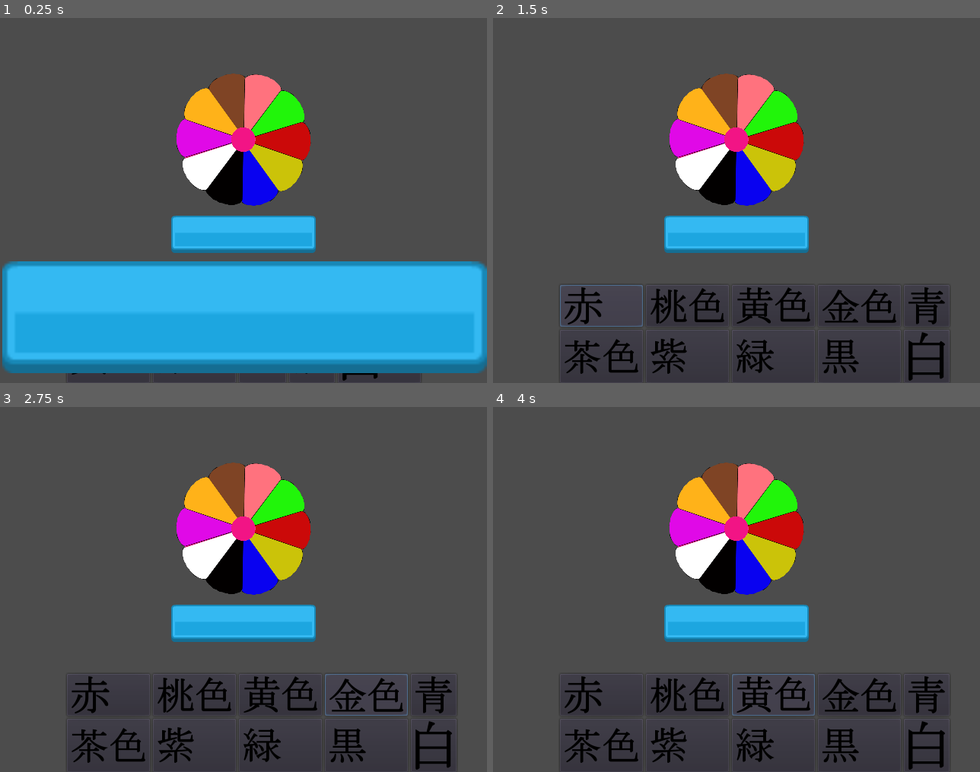
Above: before the commit, frames 1-4 (two rows, left to right).
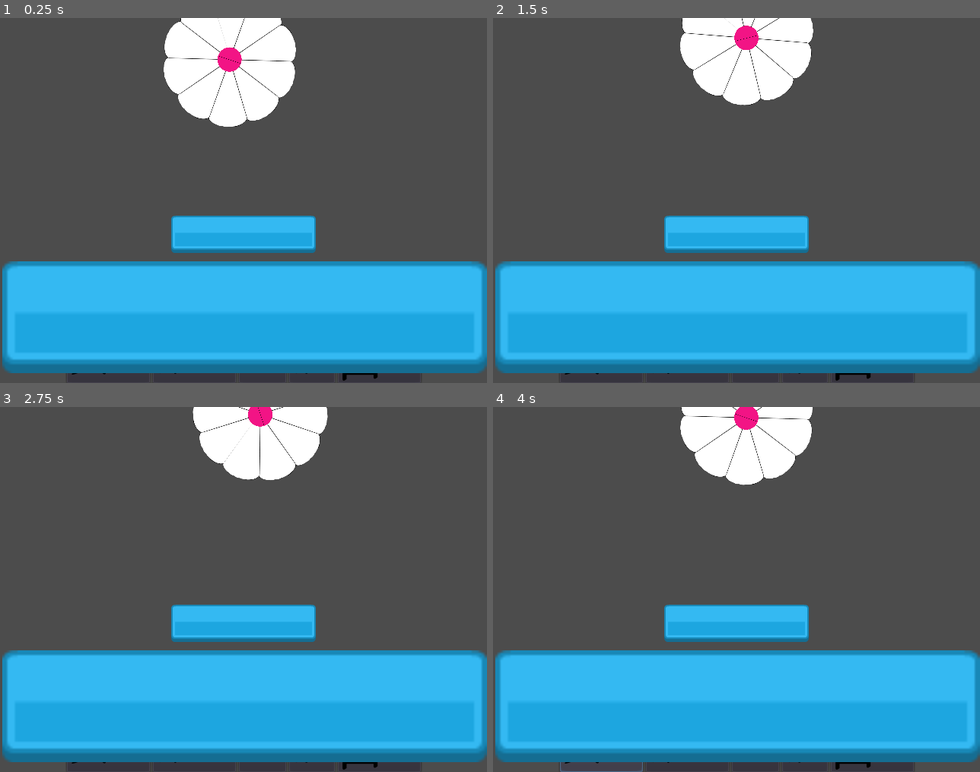
Above: after the commit, the same moments.

Repository: josprachi/Kanji-Colors
Game: Godot game, scene res://Scenes/GameScene.tscn
Two runs of this game, one before a commit and one after it. Both use one fixed random seed, a clock stepped at 60 frames per second and the inputs below.
Inputs (mouse positions are in pixels of both pictures, inside the frame that each line leads up to; where the layout moved, square brackets give the same spot in the first picture):
- Up to frame 1 (0.25 s): no input
- Up to frame 2 (1.5 s): click (736, 233) at 0.5 s; click (755, 306) [600, 306] at 1.25 s
- Up to frame 3 (2.75 s): click (107, 695) [365, 695] at 2 s
- Up to frame 4 (4 s): click (687, 695) at 2.75 s; click (600, 746) [775, 695] at 3.5 s

The runs differ from the first frame. In frame 1, 12% of the frame differs, in the area x 33-64%, y 0-52%; in frame 2, 43%, in the area x 0-100%, y 0-100%; in frame 3, 42%; in frame 4, 42%.

Commit message:
connected petals to flower

Diff:
--- a/Scenes/GameScene.tscn
+++ b/Scenes/GameScene.tscn
@@ -1,92 +1,144 @@
 [gd_scene load_steps=5 format=2]
 
 [ext_resource path="res://Assets/Art/Colors/circle.png" type="Texture" id=1]
-[ext_resource path="res://Scripts/SpinWheel.gd" type="Script" id=2]
 [ext_resource path="res://Scenes/Menu.tscn" type="PackedScene" id=3]
-[ext_resource path="res://Scenes/WheelPatel.tscn" type="PackedScene" id=6]
+[ext_resource path="res://Scenes/Patel.tscn" type="PackedScene" id=5]
+
+[sub_resource type="CircleShape2D" id=1]
 
 [node name="GameScene" type="Node2D"]
 
-[node name="SpinWheel" type="Node2D" parent="."]
+[node name="WheelBkg" type="RigidBody2D" parent="."]
+gravity_scale = 0.0
+angular_velocity = 100.0
+
+[node name="CollisionShape2D" type="CollisionShape2D" parent="WheelBkg"]
 position = Vector2( 320, 160 )
-script = ExtResource( 2 )
+scale = Vector2( 8, 8 )
+shape = SubResource( 1 )
 
-[node name="WheelSprite" type="Sprite" parent="SpinWheel"]
+[node name="WheelSprite" type="Sprite" parent="WheelBkg"]
+position = Vector2( 320, 160 )
 scale = Vector2( 0.5, 0.5 )
 texture = ExtResource( 1 )
 
-[node name="PetalBkg" parent="SpinWheel" instance=ExtResource( 6 )]
-modulate = Color( 0.501961, 0.270588, 0.14902, 1 )
-position = Vector2( 0, 0 )
+[node name="Petal" parent="WheelBkg" instance=ExtResource( 5 )]
+position = Vector2( 320, 160 )
 scale = Vector2( 0.25, 0.25 )
 
-[node name="PetalBkg6" parent="SpinWheel" instance=ExtResource( 6 )]
-modulate = Color( 0.0392157, 0.0117647, 0.945098, 1 )
-position = Vector2( 0, 0 )
+[node name="PinJoint2D" type="PinJoint2D" parent="WheelBkg"]
+position = Vector2( 320, 160 )
+node_a = NodePath("..")
+node_b = NodePath("../Petal")
+
+[node name="Petal2" parent="WheelBkg" instance=ExtResource( 5 )]
+position = Vector2( 320, 160 )
+rotation = 0.628319
+scale = Vector2( 0.25, 0.25 )
+
+[node name="PinJoint2D2" type="PinJoint2D" parent="WheelBkg"]
+position = Vector2( 320, 160 )
+node_a = NodePath("..")
+node_b = NodePath("../Petal2")
+
+[node name="Petal3" parent="WheelBkg" instance=ExtResource( 5 )]
+position = Vector2( 320, 160 )
+rotation = 1.25664
+scale = Vector2( 0.25, 0.25 )
+
+[node name="PinJoint2D3" type="PinJoint2D" parent="WheelBkg"]
+position = Vector2( 320, 160 )
+node_a = NodePath("..")
+node_b = NodePath("../Petal3")
+
+[node name="Petal4" parent="WheelBkg" instance=ExtResource( 5 )]
+position = Vector2( 320, 160 )
+rotation = 1.88496
+scale = Vector2( 0.25, 0.25 )
+
+[node name="PinJoint2D4" type="PinJoint2D" parent="WheelBkg"]
+position = Vector2( 320, 160 )
+node_a = NodePath("..")
+node_b = NodePath("../Petal4")
+
+[node name="Petal5" parent="WheelBkg" instance=ExtResource( 5 )]
+position = Vector2( 320, 160 )
+rotation = 2.51327
+scale = Vector2( 0.25, 0.25 )
+
+[node name="PinJoint2D5" type="PinJoint2D" parent="WheelBkg"]
+position = Vector2( 320, 160 )
+node_a = NodePath("..")
+node_b = NodePath("../Petal5")
+
+[node name="Petal6" parent="WheelBkg" instance=ExtResource( 5 )]
+position = Vector2( 320, 160 )
 rotation = -3.14159
 scale = Vector2( 0.25, 0.25 )
 
-[node name="PetalBkg7" parent="SpinWheel" instance=ExtResource( 6 )]
-modulate = Color( 0.0117647, 0, 0, 1 )
-position = Vector2( 0, 0 )
+[node name="PinJoint2D6" type="PinJoint2D" parent="WheelBkg"]
+position = Vector2( 320, 160 )
+node_a = NodePath("..")
+node_b = NodePath("../Petal6")
+
+[node name="Petal7" parent="WheelBkg" instance=ExtResource( 5 )]
+position = Vector2( 320, 160 )
 rotation = -2.51327
 scale = Vector2( 0.25, 0.25 )
 
-[node name="PetalBkg8" parent="SpinWheel" instance=ExtResource( 6 )]
-position = Vector2( 0, 2 )
+[node name="PinJoint2D7" type="PinJoint2D" parent="WheelBkg"]
+position = Vector2( 320, 160 )
+node_a = NodePath("..")
+node_b = NodePath("../Petal7")
+
+[node name="Petal8" parent="WheelBkg" instance=ExtResource( 5 )]
+position = Vector2( 320, 160 )
 rotation = -1.88496
 scale = Vector2( 0.25, 0.25 )
 
-[node name="PetalBkg9" parent="SpinWheel" instance=ExtResource( 6 )]
-modulate = Color( 0.882353, 0.0392157, 0.909804, 1 )
-position = Vector2( 0, 0 )
+[node name="PinJoint2D8" type="PinJoint2D" parent="WheelBkg"]
+position = Vector2( 320, 160 )
+node_a = NodePath("..")
+node_b = NodePath("../Petal8")
+
+[node name="Petal9" parent="WheelBkg" instance=ExtResource( 5 )]
+position = Vector2( 320, 160 )
 rotation = -1.25664
 scale = Vector2( 0.25, 0.25 )
 
-[node name="PetalBkg10" parent="SpinWheel" instance=ExtResource( 6 )]
-modulate = Color( 1, 0.701961, 0.101961, 1 )
-position = Vector2( 0, 0 )
+[node name="PinJoint2D9" type="PinJoint2D" parent="WheelBkg"]
+position = Vector2( 320, 160 )
+node_a = NodePath("..")
+node_b = NodePath("../Petal9")
+
+[node name="Petal10" parent="WheelBkg" instance=ExtResource( 5 )]
+position = Vector2( 320, 160 )
 rotation = -0.628319
 scale = Vector2( 0.25, 0.25 )
 
-[node name="PetalBkg2" parent="SpinWheel" instance=ExtResource( 6 )]
-modulate = Color( 1, 0.45098, 0.498039, 1 )
-position = Vector2( 0, 0 )
-rotation = 0.628319
-scale = Vector2( 0.25, 0.25 )
+[node name="PinJoint2D10" type="PinJoint2D" parent="WheelBkg"]
+position = Vector2( 320, 160 )
+node_a = NodePath("..")
+node_b = NodePath("../Petal10")
 
-[node name="PetalBkg3" parent="SpinWheel" instance=ExtResource( 6 )]
-modulate = Color( 0.133333, 0.964706, 0.0431373, 1 )
-position = Vector2( 0, 0 )
-rotation = 1.25664
-scale = Vector2( 0.25, 0.25 )
-
-[node name="PetalBkg4" parent="SpinWheel" instance=ExtResource( 6 )]
-modulate = Color( 0.8, 0.0392157, 0.0392157, 1 )
-position = Vector2( 0, 0 )
-rotation = 1.88496
-scale = Vector2( 0.25, 0.25 )
-
-[node name="PetalBkg5" parent="SpinWheel" instance=ExtResource( 6 )]
-modulate = Color( 0.8, 0.768627, 0.0392157, 1 )
-position = Vector2( 0, 0 )
-rotation = 2.51327
-scale = Vector2( 0.25, 0.25 )
-
-[node name="WheelCenterSprite" type="Sprite" parent="SpinWheel"]
+[node name="WheelCenterSprite" type="Sprite" parent="WheelBkg"]
+position = Vector2( 320, 160 )
 scale = Vector2( 0.1, 0.1 )
 texture = ExtResource( 1 )
 
-[node name="Tween" type="Tween" parent="SpinWheel"]
+[node name="Tween" type="Tween" parent="WheelBkg"]
 repeat = true
 playback_speed = 16.0
 playback/repeat = true
 playback/speed = 16.0
 
+[node name="TheWheel" type="Node2D" parent="."]
+position = Vector2( 320, 160 )
+
 [node name="Menu" parent="." instance=ExtResource( 3 )]
+script = null
 
 [node name="Timer" type="Timer" parent="."]
 wait_time = 5.0
 autostart = true
-[connection signal="tween_completed" from="SpinWheel/Tween" to="SpinWheel" method="_on_Tween_tween_completed"]
-[connection signal="timeout" from="Timer" to="SpinWheel" method="_on_Timer_timeout"]
+[connection signal="tween_completed" from="WheelBkg/Tween" to="TheWheel" method="_on_Tween_tween_completed"]
--- /dev/null
+++ b/Scenes/Patel.tscn
@@ -0,0 +1,17 @@
+[gd_scene load_steps=3 format=2]
+
+[ext_resource path="res://Assets/Art/wheelPetal.png" type="Texture" id=1]
+
+[sub_resource type="CircleShape2D" id=1]
+radius = 31.2141
+
+[node name="StaticBody2D" type="StaticBody2D"]
+position = Vector2( 340, 392 )
+
+[node name="CollisionShape2D" type="CollisionShape2D" parent="."]
+shape = SubResource( 1 )
+
+[node name="PetalSprite" type="Sprite" parent="CollisionShape2D"]
+position = Vector2( -89.481, -169.234 )
+scale = Vector2( 0.977509, 1 )
+texture = ExtResource( 1 )
--- /dev/null
+++ b/Scenes/SpinWheel.tscn
@@ -0,0 +1,74 @@
+[gd_scene load_steps=4 format=2]
+
+[ext_resource path="res://Scripts/SpinWheel.gd" type="Script" id=1]
+[ext_resource path="res://Assets/Art/Colors/circle.png" type="Texture" id=2]
+[ext_resource path="res://Scenes/WheelPatel.tscn" type="PackedScene" id=3]
+
+[node name="SpinWheel" type="Node2D"]
+visible = false
+position = Vector2( 320, 160 )
+script = ExtResource( 1 )
+
+[node name="WheelSprite" type="Sprite" parent="."]
+scale = Vector2( 0.5, 0.5 )
+texture = ExtResource( 2 )
+
+[node name="PetalBkg" parent="." instance=ExtResource( 3 )]
+modulate = Color( 0.501961, 0.270588, 0.14902, 1 )
+scale = Vector2( 0.25, 0.25 )
+
+[node name="PetalBkg6" parent="." instance=ExtResource( 3 )]
+modulate = Color( 0.0392157, 0.0117647, 0.945098, 1 )
+rotation = -3.14159
+scale = Vector2( 0.25, 0.25 )
+
+[node name="PetalBkg7" parent="." instance=ExtResource( 3 )]
+modulate = Color( 0.0117647, 0, 0, 1 )
+rotation = -2.51327
+scale = Vector2( 0.25, 0.25 )
+
+[node name="PetalBkg8" parent="." instance=ExtResource( 3 )]
+position = Vector2( 0, 2 )
+rotation = -1.88496
+scale = Vector2( 0.25, 0.25 )
+
+[node name="PetalBkg9" parent="." instance=ExtResource( 3 )]
+modulate = Color( 0.882353, 0.0392157, 0.909804, 1 )
+rotation = -1.25664
+scale = Vector2( 0.25, 0.25 )
+
+[node name="PetalBkg10" parent="." instance=ExtResource( 3 )]
+modulate = Color( 1, 0.701961, 0.101961, 1 )
+rotation = -0.628319
+scale = Vector2( 0.25, 0.25 )
+
+[node name="PetalBkg2" parent="." instance=ExtResource( 3 )]
+modulate = Color( 1, 0.45098, 0.498039, 1 )
+rotation = 0.628319
+scale = Vector2( 0.25, 0.25 )
+
+[node name="PetalBkg3" parent="." instance=ExtResource( 3 )]
+modulate = Color( 0.133333, 0.964706, 0.0431373, 1 )
+rotation = 1.25664
+scale = Vector2( 0.25, 0.25 )
+
+[node name="PetalBkg4" parent="." instance=ExtResource( 3 )]
+modulate = Color( 0.8, 0.0392157, 0.0392157, 1 )
+rotation = 1.88496
+scale = Vector2( 0.25, 0.25 )
+
+[node name="PetalBkg5" parent="." instance=ExtResource( 3 )]
+modulate = Color( 0.8, 0.768627, 0.0392157, 1 )
+rotation = 2.51327
+scale = Vector2( 0.25, 0.25 )
+
+[node name="WheelCenterSprite" type="Sprite" parent="."]
+scale = Vector2( 0.1, 0.1 )
+texture = ExtResource( 2 )
+
+[node name="Tween" type="Tween" parent="."]
+repeat = true
+playback_speed = 16.0
+playback/repeat = true
+playback/speed = 16.0
+[connection signal="tween_completed" from="Tween" to="." method="_on_Tween_tween_completed"]
--- /dev/null
+++ b/Scenes/WheelPin.tscn
@@ -0,0 +1,17 @@
+[gd_scene load_steps=2 format=2]
+
+[ext_resource path="res://Assets/Menu/green_sliderLeft.png" type="Texture" id=1]
+
+[node name="WheelPin" type="RigidBody2D"]
+
+[node name="Sprite" type="Sprite" parent="."]
+scale = Vector2( 3, 1 )
+texture = ExtResource( 1 )
+
+[node name="CollisionPolygon2D" type="CollisionPolygon2D" parent="."]
+scale = Vector2( 3, 1 )
+polygon = PoolVector2Array( 12.3525, -12.4849, 18.3458, -13.9832, 18.7203, 12.2372, -4.87799, 12.2372, -19.1119, -0.873001, -6.37631, -14.7323, 17.222, -14.7323, 19.0949, -13.6086 )
+
+[node name="VisibilityNotifier2D" type="VisibilityNotifier2D" parent="."]
+position = Vector2( 19.2907, -1.49831 )
+scale = Vector2( 3.61805, 1.2622 )
Binary file added: Assets/Menu/blue_sliderLeft.png
Not shown, added: Assets/Menu/blue_sliderLeft.png.import
Binary file added: Assets/Menu/green_sliderLeft.png
Not shown, added: Assets/Menu/green_sliderLeft.png.import
